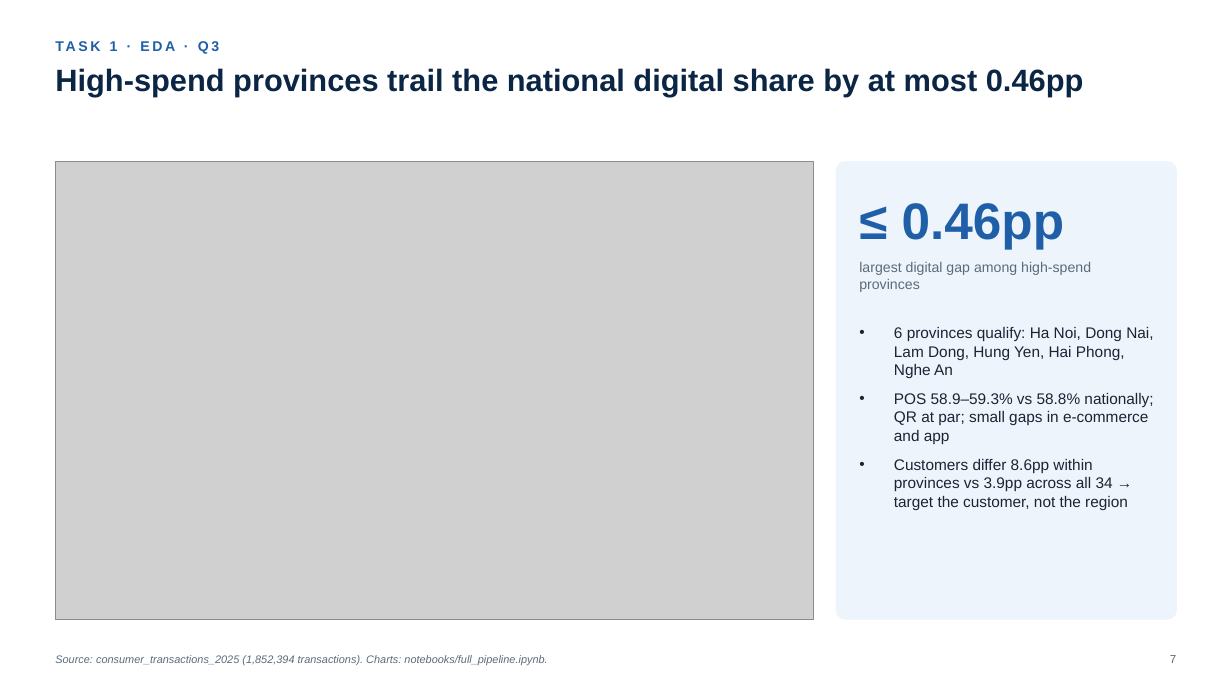
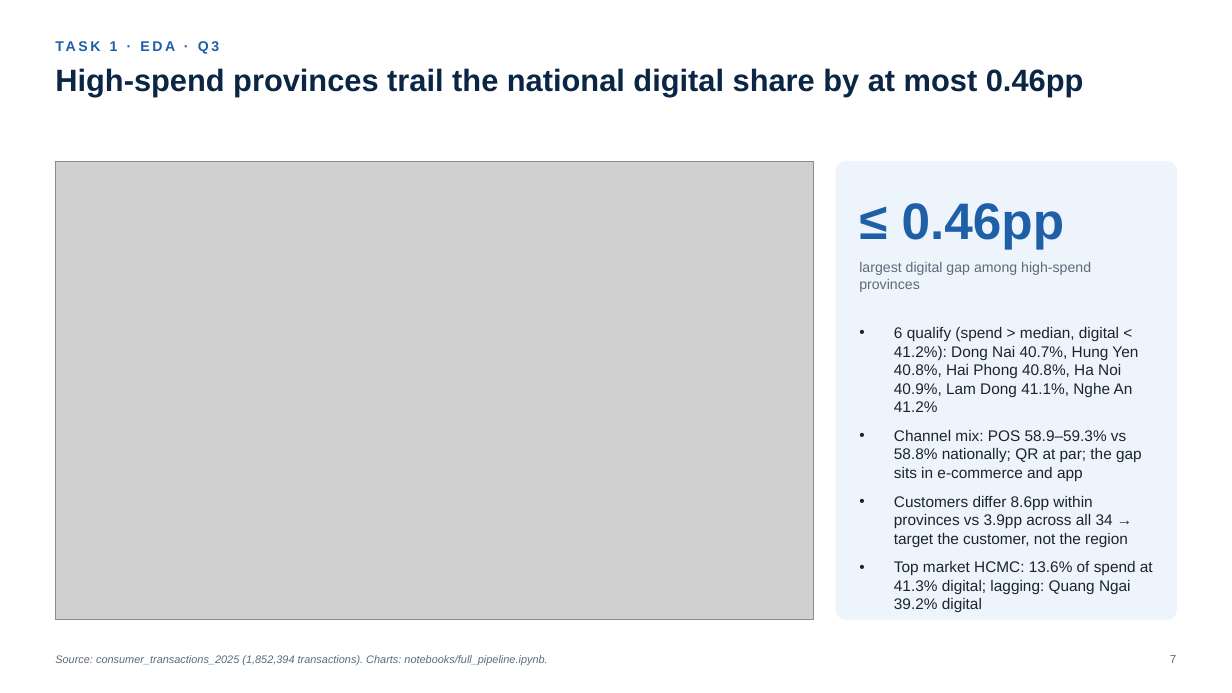
Before and after one commit to thanh-tai-435/BI10GroupYAPPERS, a slide deck: slide 7 of draft/YAPPERS_BI10_R01.pptx. Drawn at 1232x693 pixels with LibreOffice and Linux fonts; fonts in the diff are those of the drawing; grey boxes stand for pictures. Boxes give left, top, right and bottom in pixels: in the first picture for what was removed or moved away, otherwise in the second. Text is boxed around its words. In the diff, an @@ line names an element or a change of style, - is before the commit and + after.

Commit message:
Close brief gaps and apply review fixes; add submission ZIP
- Q3: 5-channel breakdown chart, per-province digital shares on slide 7
- Q5: essential ratio added to the cohort chart
- Task 4: limitations, bias and future work on slide 18; "8 behavioural
  features" instead of "ratios"; English data dictionary matching
  task4_features.csv
- Task 5: education rule stated; product target = 350 adults (fixes a
  minor being counted); ranking labelled a heuristic; what-if and
  90-day pilot worded as untested
- Submission ZIP YAPPERS_PhamThoaiNhaPhuong_BI10_R01_data

```diff
--- a/draft/YAPPERS_BI10_R01.pptx
+++ b/draft/YAPPERS_BI10_R01.pptx
@@ text at (894, 327, 1142, 481): text changed @@
-• 6 provinces qualify: Ha Noi, Dong Nai, Lam Dong, Hung Yen, Hai Phong, Nghe An
-• POS 58.9–59.3% vs 58.8% nationally; QR at par; small gaps in e-commerce and app
+• 6 qualify (spend > median, digital < 41.2%): Dong Nai 40.7%, Hung Yen 40.8%, Hai Phong 40.8%, Ha Noi 40.9%, Lam Dong 41.1%, Nghe An 41.2%
+• Channel mix: POS 58.9–59.3% vs 58.8% nationally; QR at par; the gap sits in e-commerce and app
@@ text at (894, 561, 1153, 612): paragraph added @@
+• Top market HCMC: 13.6% of spend at 41.3% digital; lagging: Quang Ngai 39.2% digital
```
Also in this commit, not shown: 13 other slides changed, 7 other files.
